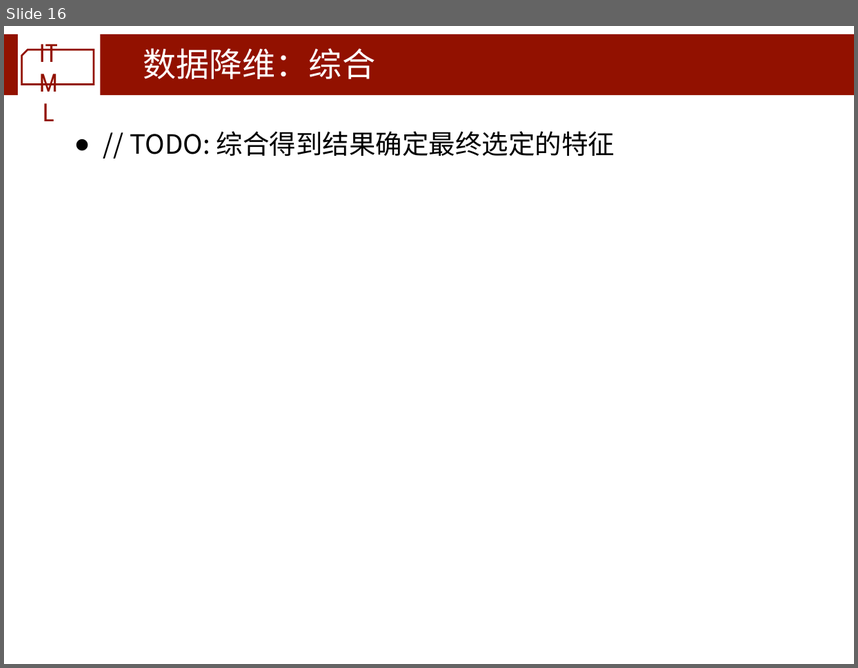
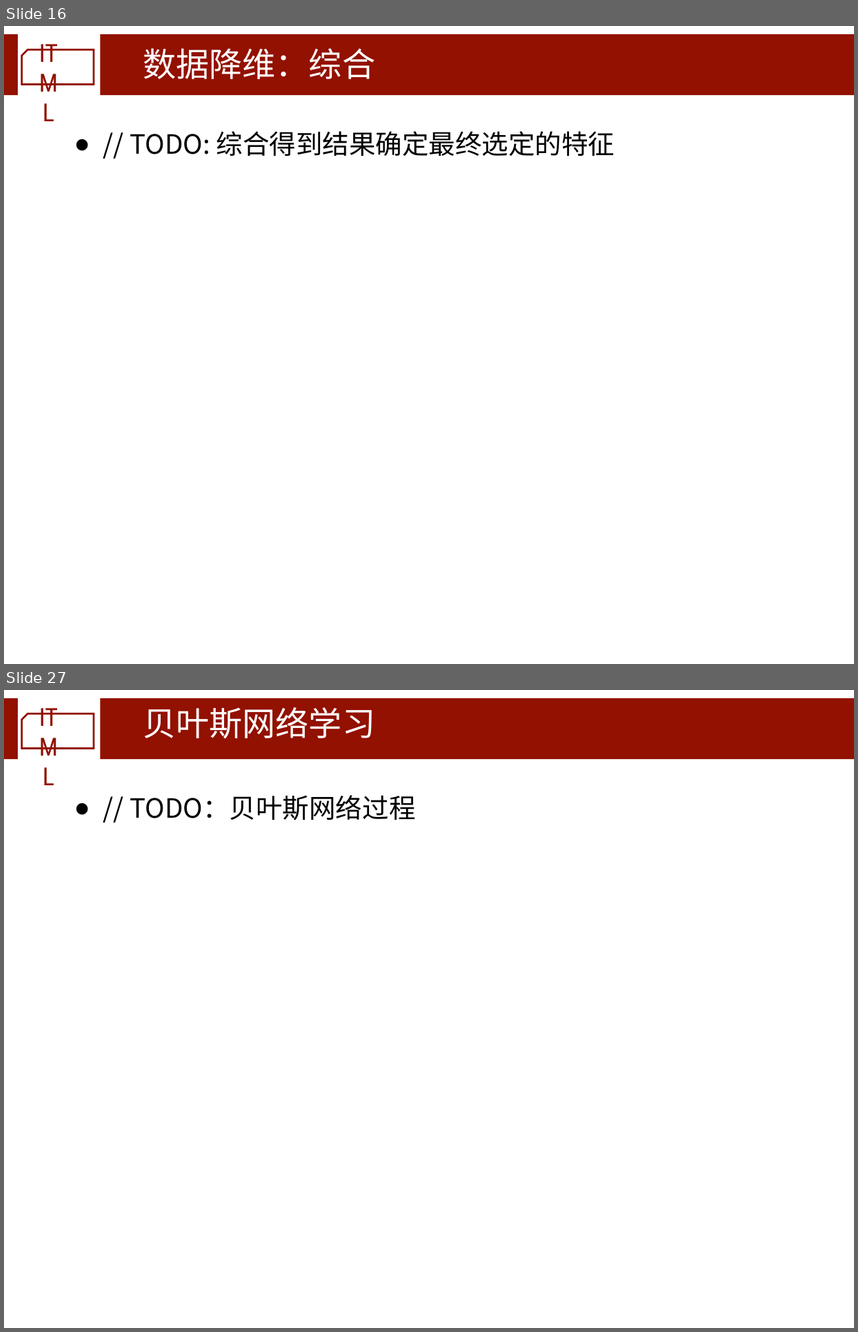
Before and after one commit to zhou-yuhan/Bankrupt-Prediction, a slide deck: 课程项目最终报告.pptx. Shown one above the other, each under a label of ours: slide 16 before the commit, slides 16 and 27 after it; the slides between them are not shown. The pictures are 858x668 and 858x1332 pixels, drawn with LibreOffice and Linux fonts; fonts in the diff are those of the drawing; background and template pictures are left out. Boxes give left, top, right and bottom in pixels: in the first picture for what was removed or moved away, otherwise in the second. Text is boxed around its words. In the diff, an @@ line names an element or a change of style, - is before the commit and + after.

```diff
--- a/课程项目最终报告.pptx
+++ b/课程项目最终报告.pptx
@@ slide 27 added at (4, 690, 854, 1328), background #FFFFFF; not listed: 4 template elements that a slide beside it also shows @@
@@ title added at (143, 707, 376, 739), 40 pt, text #FFFFFF @@
+贝叶斯网络学习
@@ text added at (130, 795, 416, 820), 32 pt, text #000000 @@
+● // TODO：贝叶斯网络过程
```
Also in this commit, not shown: 1 slide changed, 14 other slides added, 4 other files.
